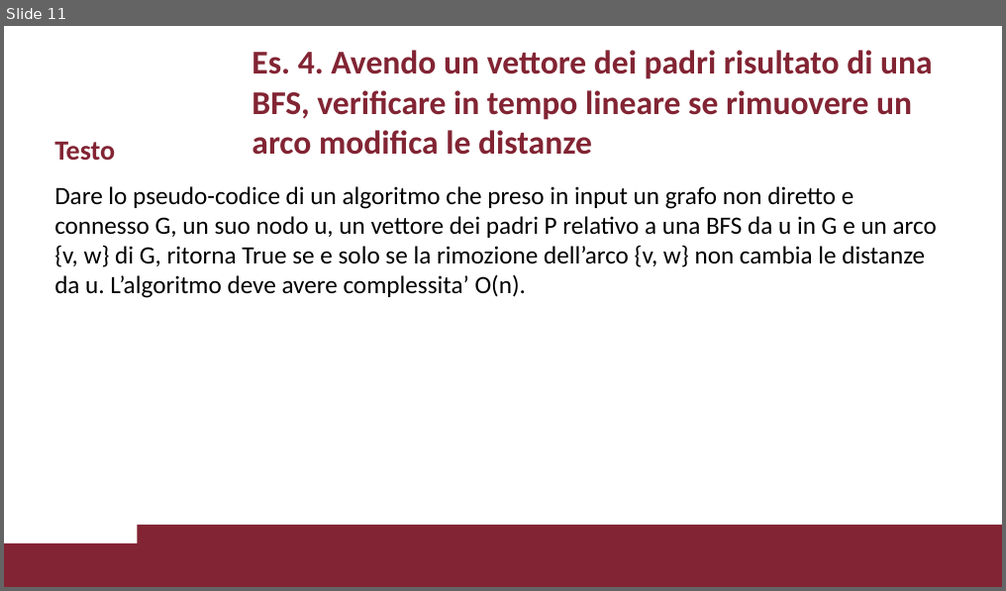
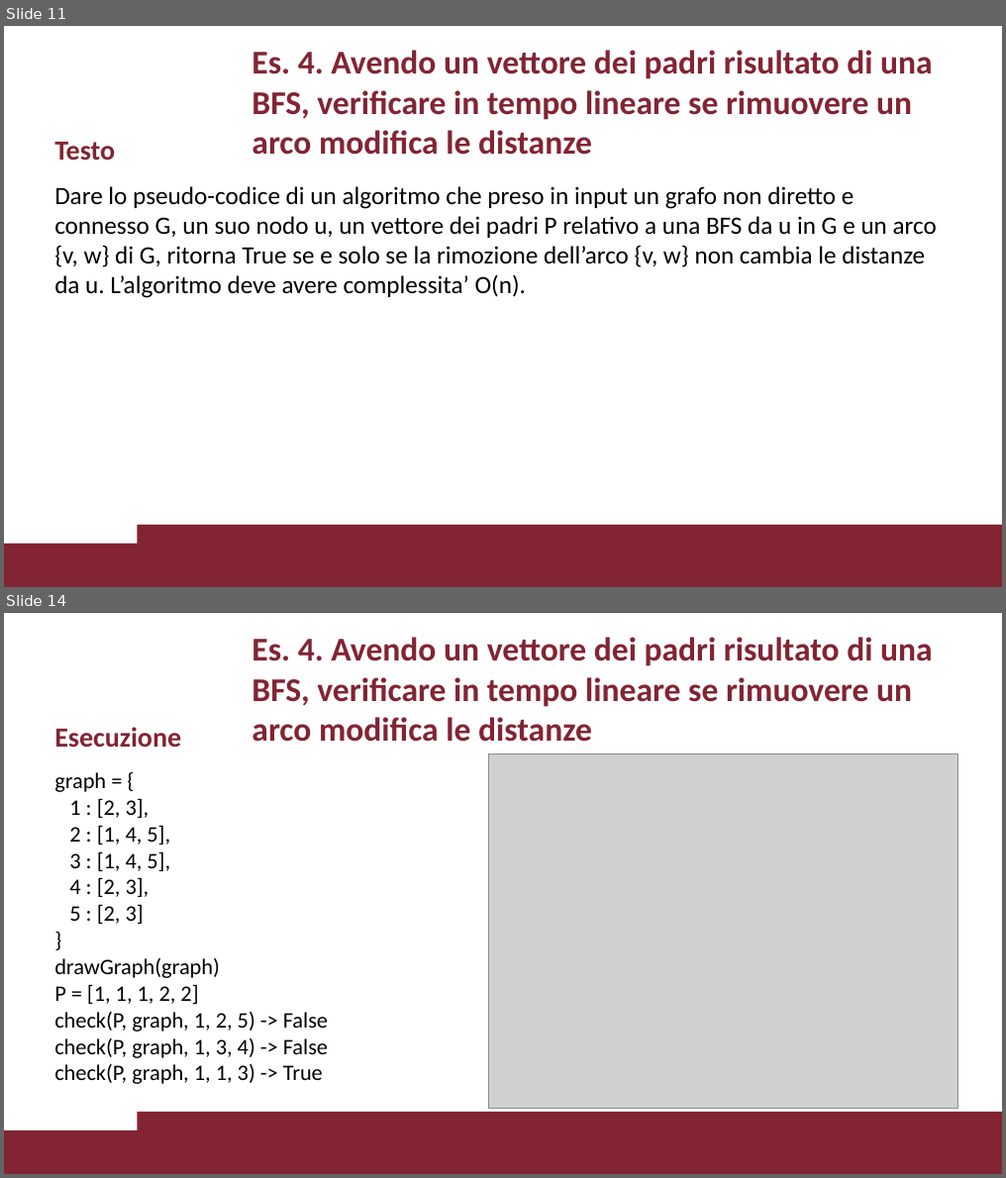
Before and after one commit to VincenzoImp/PDA, a slide deck: Esercitazione4/Esercitazione4.pptx. Shown one above the other, each under a label of ours: slide 11 before the commit, slides 11 and 14 after it; the slides between them are not shown. The pictures are 1006x591 and 1006x1178 pixels, drawn with LibreOffice and Linux fonts; fonts in the diff are those of the drawing; grey boxes stand for pictures; background and template pictures are left out. Boxes give left, top, right and bottom in pixels: in the first picture for what was removed or moved away, otherwise in the second. Text is boxed around its words. In the diff, an @@ line names an element or a change of style, - is before the commit and + after.

```diff
--- a/Esercitazione4/Esercitazione4.pptx
+++ b/Esercitazione4/Esercitazione4.pptx
@@ slide 14 added at (x1=4, y1=613, x2=1002, y2=1174), background #FFFFFF; not listed: 2 template elements that a slide beside it also shows @@
@@ title added at (x1=252, y1=637, x2=933, y2=742), 24 pt, text #822433, bold @@
+Es. 4. Avendo un vettore dei padri risultato di una BFS, verificare in tempo lineare se rimuovere un arco modifica le distanze
@@ title added at (x1=54, y1=727, x2=181, y2=747), 20 pt, text #822433, bold @@
+Esecuzione
@@ picture added at (x1=489, y1=754, x2=958, y2=1108) @@
@@ text added at (x1=54, y1=772, x2=328, y2=1084), 16 pt, text #000000 @@
+graph = {
+1 : [2, 3],
+2 : [1, 4, 5],
+3 : [1, 4, 5],
+4 : [2, 3],
+5 : [2, 3]
+}
+drawGraph(graph)
+P = [1, 1, 1, 2, 2]
+check(P, graph, 1, 2, 5) -> False
+check(P, graph, 1, 3, 4) -> False
+check(P, graph, 1, 1, 3) -> True
```
Also in this commit, not shown: 5 slides changed, 2 other slides added, 1 slide removed, 3 other files.
